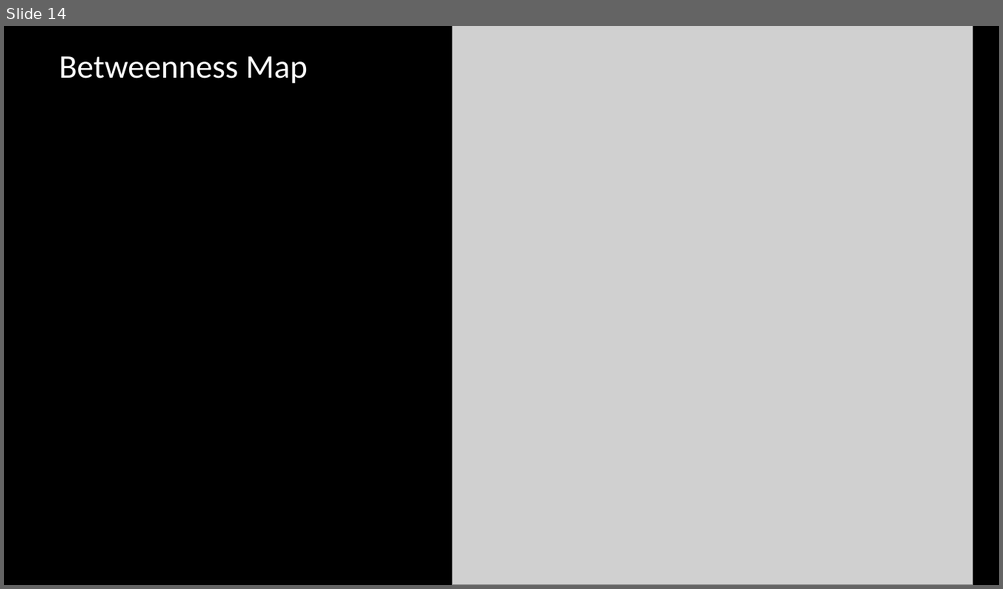
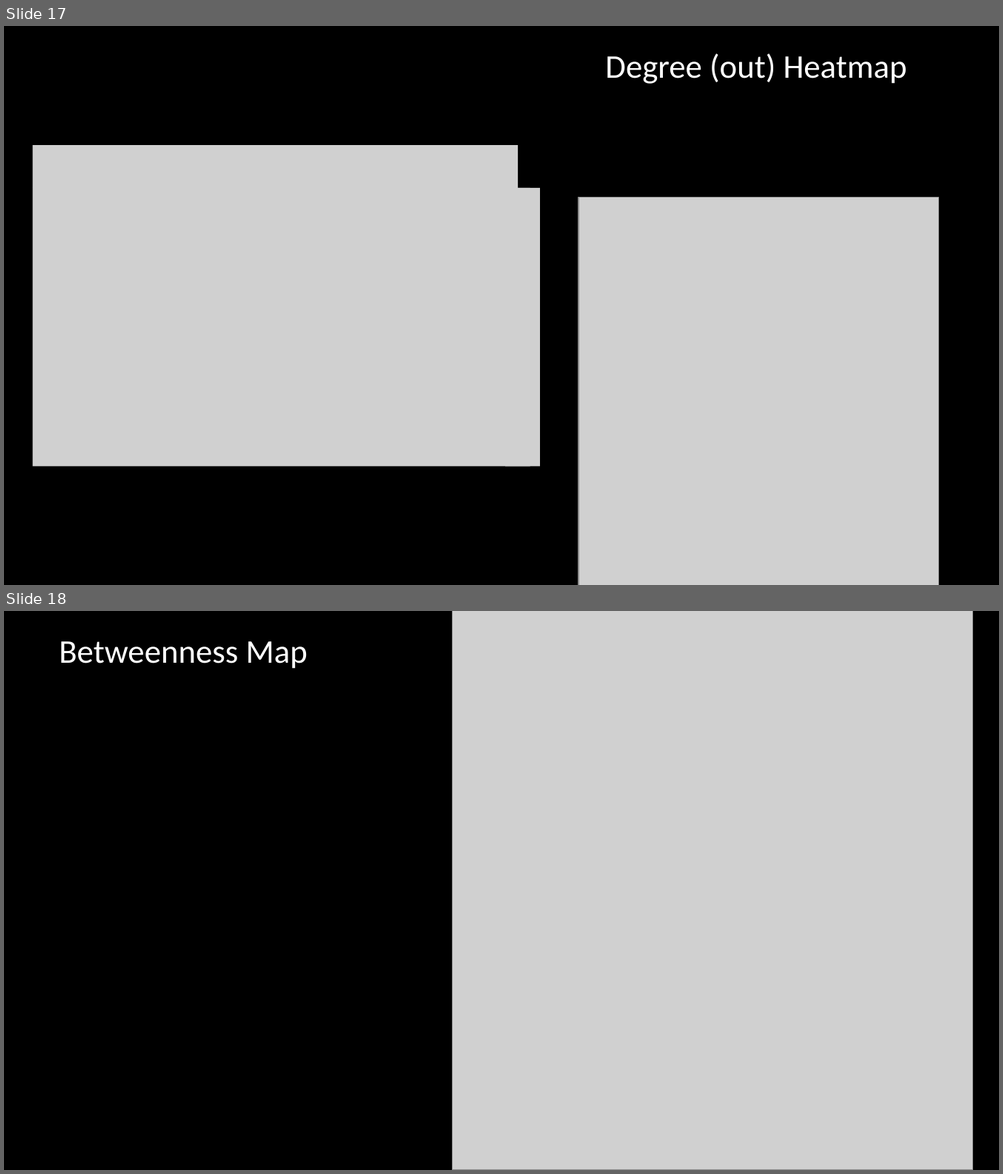
Before and after one commit to npollesch/AOPWiki, a slide deck: Presentations/AOPwiki_analysis.pptx. Shown one above the other, each under a label of ours: slide 14 before the commit, slides 17 and 18 after it. The pictures are 1003x589 and 1003x1174 pixels, drawn with LibreOffice and Linux fonts; fonts in the diff are those of the drawing; grey boxes stand for pictures. Boxes give left, top, right and bottom in pixels: in the first picture for what was removed or moved away, otherwise in the second. Text is boxed around its words. In the diff, an @@ line names an element or a change of style, - is before the commit and + after.

```diff
--- a/Presentations/AOPwiki_analysis.pptx
+++ b/Presentations/AOPwiki_analysis.pptx
@@ slide 17 added at (4,26,999,585), background #000000 @@
@@ title added at (605,53,907,84), 32 pt, text #FFFFFF @@
+Degree (out) Heatmap
@@ picture added at (32,145,518,188) @@
@@ picture added at (32,188,530,467) @@
@@ picture added at (506,188,540,467) @@
@@ picture added at (578,198,938,585) @@
@@ what was slide 14 is now slide 18 @@
```
Also in this commit, not shown: 3 other slides added, 3 other files.
